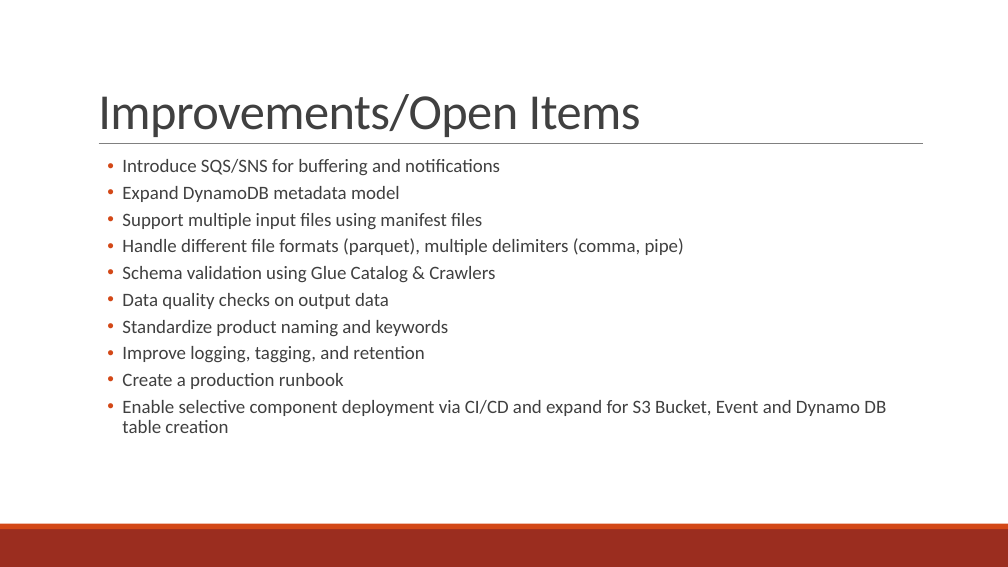
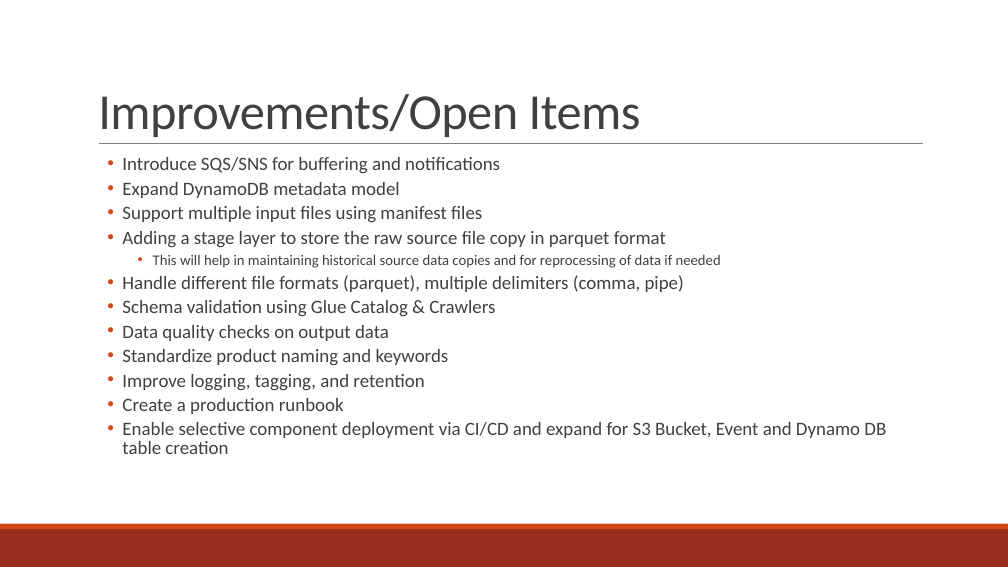
Before and after one commit to ubharathv/prdsales_repo, a slide deck: slide 8 of Documents/SalesAnalysis_FrameWork.pptx. Drawn at 1008x567 pixels with LibreOffice and Linux fonts; fonts in the diff are those of the drawing. Boxes give left, top, right and bottom in pixels: in the first picture for what was removed or moved away, otherwise in the second. Text is boxed around its words. In the diff, an @@ line names an element or a change of style, - is before the commit and + after.

Commit message:
updated ppt

```diff
--- a/Documents/SalesAnalysis_FrameWork.pptx
+++ b/Documents/SalesAnalysis_FrameWork.pptx
@@ text at [122, 157, 886, 454]: line spacing 0.9 to 0.8 @@
@@ text at [122, 231, 721, 268]: paragraphs added @@
+  • Adding a stage layer to store the raw source file copy in parquet format
+      • This will help in maintaining historical source data copies and for reprocessing of data if needed
```
